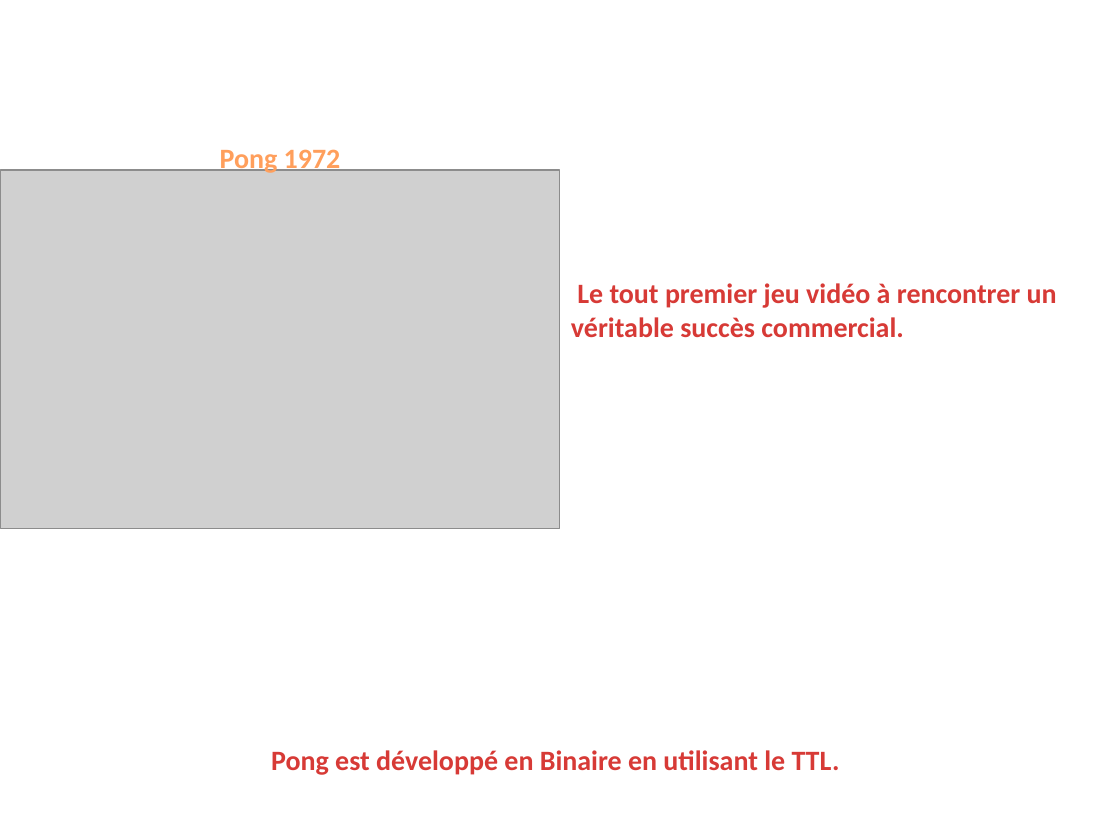
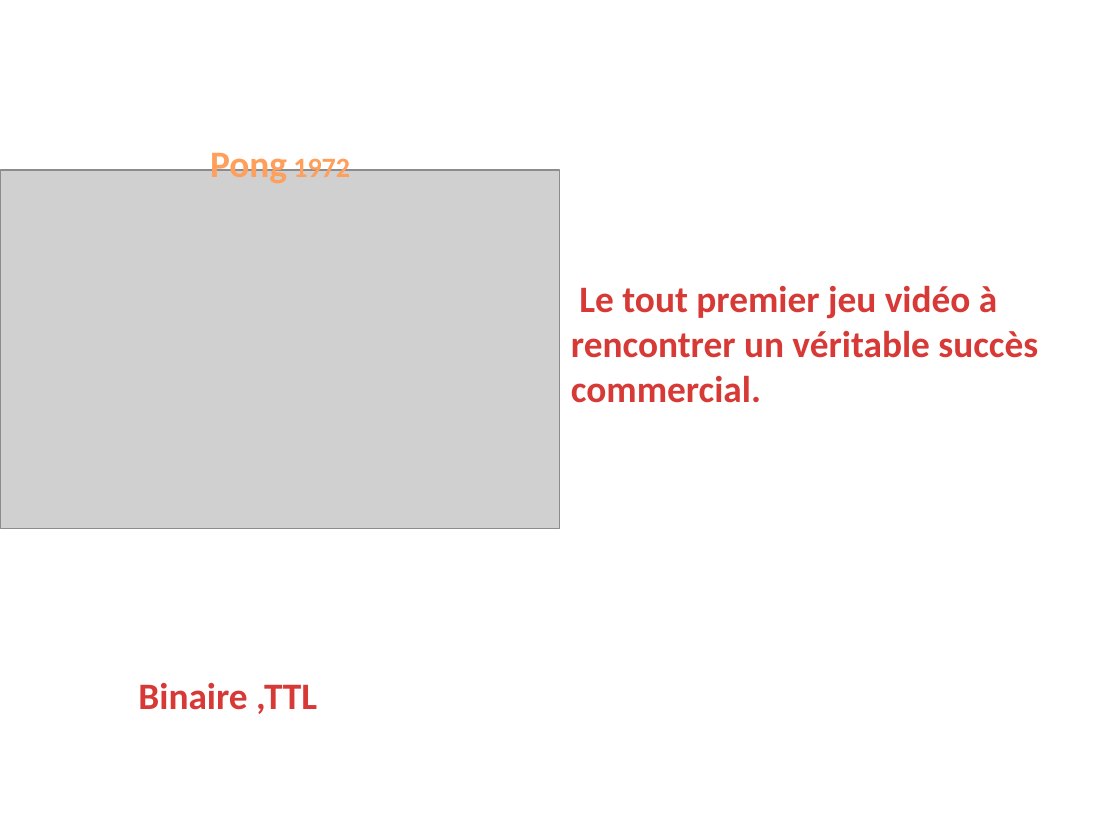
Before and after one commit to SylvainTorrenti/expos-, a slide deck: slide 3 of PowerPoint/Les Jeux Vidéo.pptx. Drawn at 1120x840 pixels with LibreOffice and Linux fonts; fonts in the diff are those of the drawing; grey boxes stand for pictures; background and template pictures are left out. Boxes give left, top, right and bottom in pixels: in the first picture for what was removed or moved away, otherwise in the second. Text is boxed around its words. In the diff, an @@ line names an element or a change of style, - is before the commit and + after.

```diff
--- a/PowerPoint/Les Jeux Vidéo.pptx
+++ b/PowerPoint/Les Jeux Vidéo.pptx
@@ text "Pong 1972" at (210, 146, 350, 187): size 18 to 24 pt in "Pong" @@
@@ text "Le tout premier jeu vidéo ..." at (571, 285, 1038, 403): size 18 to 24 pt @@
@@ text at (138, 683, 317, 714): text changed; size 18 to 24 pt @@
-Pong est développé en Binaire en utilisant le TTL.
+Binaire ,TTL
```
Also in this commit, not shown: 1 other slide changed, 5 slides added, 1 slide removed.
